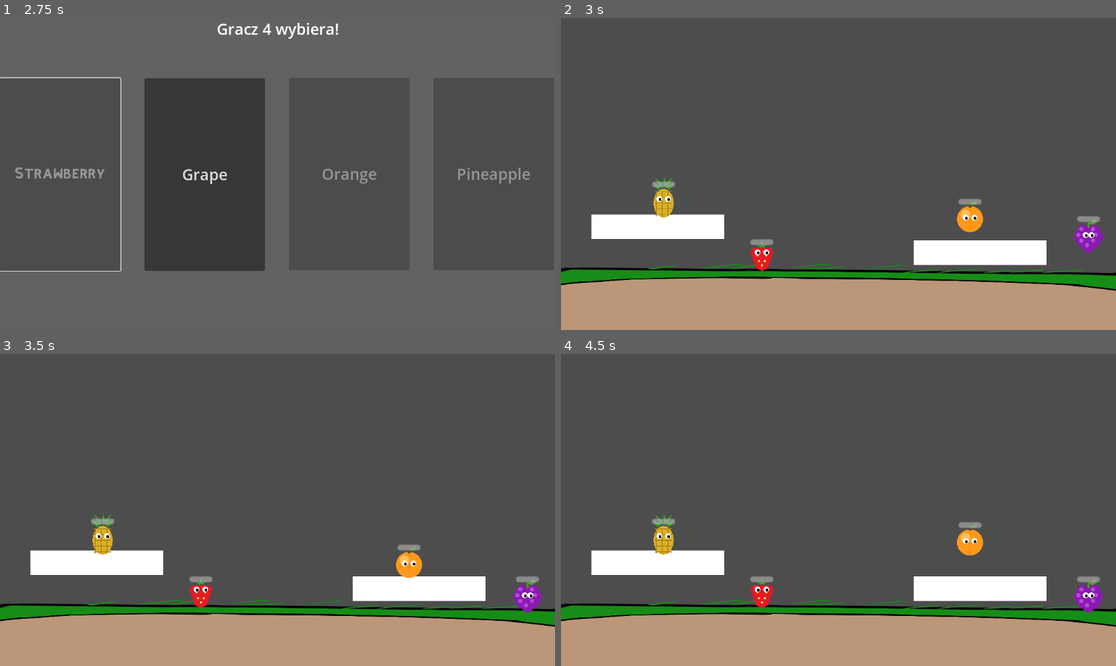
Above: before the commit, frames 1-4 (two rows, left to right).
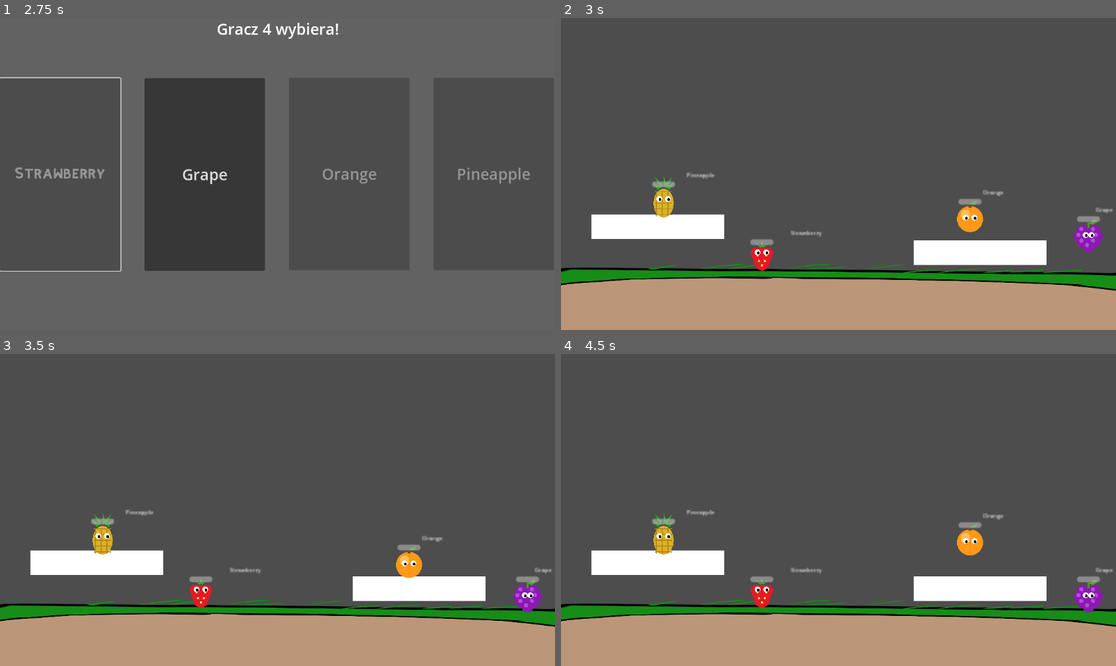
Above: after the commit, the same moments.

Repository: mamamd3/Fruit-Game
Game: Godot game, scene res://scenes/ui/choose_character.tscn
Same seed, same stepped clock (60 frames per second), same inputs: the game is played once before the commit and once after it.
Inputs (mouse positions are in pixels of both pictures, inside the frame that each line leads up to):
- Up to frame 1 (2.75 s): click "Orange" at 0.5 s; click "Pineapple" at 1.25 s; click "Strawberry" at 2 s
- Up to frame 2 (3 s): click "Grape" at 2.75 s
- Up to frame 3 (3.5 s): no input
- Up to frame 4 (4.5 s): tap Enter at 3.5 s; move the mouse to (960, 494) at 3.52 s; tap Space at 4.25 s; move the mouse to (727, 525) at 4.27 s

Frame 1 is identical in both runs. In frame 2, 0.2% of the frame differs, in the area x 22-100%, y 49-70%; in frame 3, 0.2%; in frame 4, 0.2%, in the area x 22-100%, y 49-71%.

Commit message:
feat: etykiety z nazwami postaci nad głowami graczy
Co-Authored-By: Claude Opus 4.6 <noreply@anthropic.com>

Diff:
--- a/scripts/characters/grape.gd
+++ b/scripts/characters/grape.gd
@@ -47,6 +47,14 @@
 	# Ustaw pasek HP
 	health_bar.max_value = Global.base_characters[character_name]["hp"]
 	health_bar.value = Global.characters[character_name]["hp"]
+	var name_label = Label.new()
+	name_label.text = character_name
+	name_label.add_theme_font_size_override("font_size", 4)
+	name_label.add_theme_color_override("font_color", Color(1, 1, 1, 0.8))
+	name_label.horizontal_alignment = HORIZONTAL_ALIGNMENT_CENTER
+	name_label.position = Vector2(-12, -22)
+	name_label.size = Vector2(24, 8)
+	add_child(name_label)
 func get_input():
 	if Input.is_action_just_pressed(action_shoot) and Reloading.is_stopped():
 		shoot.emit(position, get_local_mouse_position().normalized())
--- a/scripts/characters/orange.gd
+++ b/scripts/characters/orange.gd
@@ -47,6 +47,14 @@
 	# Ustaw pasek HP
 	health_bar.max_value = Global.base_characters[character_name]["hp"]
 	health_bar.value = Global.characters[character_name]["hp"]
+	var name_label = Label.new()
+	name_label.text = character_name
+	name_label.add_theme_font_size_override("font_size", 4)
+	name_label.add_theme_color_override("font_color", Color(1, 1, 1, 0.8))
+	name_label.horizontal_alignment = HORIZONTAL_ALIGNMENT_CENTER
+	name_label.position = Vector2(-12, -22)
+	name_label.size = Vector2(24, 8)
+	add_child(name_label)
 
 func get_input():
 	if Input.is_action_just_pressed(action_shoot) and Reloading.is_stopped():
--- a/scripts/characters/pineapple.gd
+++ b/scripts/characters/pineapple.gd
@@ -47,6 +47,14 @@
 	# Ustaw pasek HP
 	health_bar.max_value = Global.base_characters[character_name]["hp"]
 	health_bar.value = Global.characters[character_name]["hp"]
+	var name_label = Label.new()
+	name_label.text = character_name
+	name_label.add_theme_font_size_override("font_size", 4)
+	name_label.add_theme_color_override("font_color", Color(1, 1, 1, 0.8))
+	name_label.horizontal_alignment = HORIZONTAL_ALIGNMENT_CENTER
+	name_label.position = Vector2(-12, -22)
+	name_label.size = Vector2(24, 8)
+	add_child(name_label)
 
 func get_input():
 	if Input.is_action_just_pressed(action_shoot) and Reloading.is_stopped():
--- a/scripts/characters/strawberry.gd
+++ b/scripts/characters/strawberry.gd
@@ -47,6 +47,14 @@
 	# Ustaw pasek HP
 	health_bar.max_value = Global.base_characters[character_name]["hp"]
 	health_bar.value = Global.characters[character_name]["hp"]
+	var name_label = Label.new()
+	name_label.text = character_name
+	name_label.add_theme_font_size_override("font_size", 4)
+	name_label.add_theme_color_override("font_color", Color(1, 1, 1, 0.8))
+	name_label.horizontal_alignment = HORIZONTAL_ALIGNMENT_CENTER
+	name_label.position = Vector2(-12, -22)
+	name_label.size = Vector2(24, 8)
+	add_child(name_label)
 
 
 func get_input():
